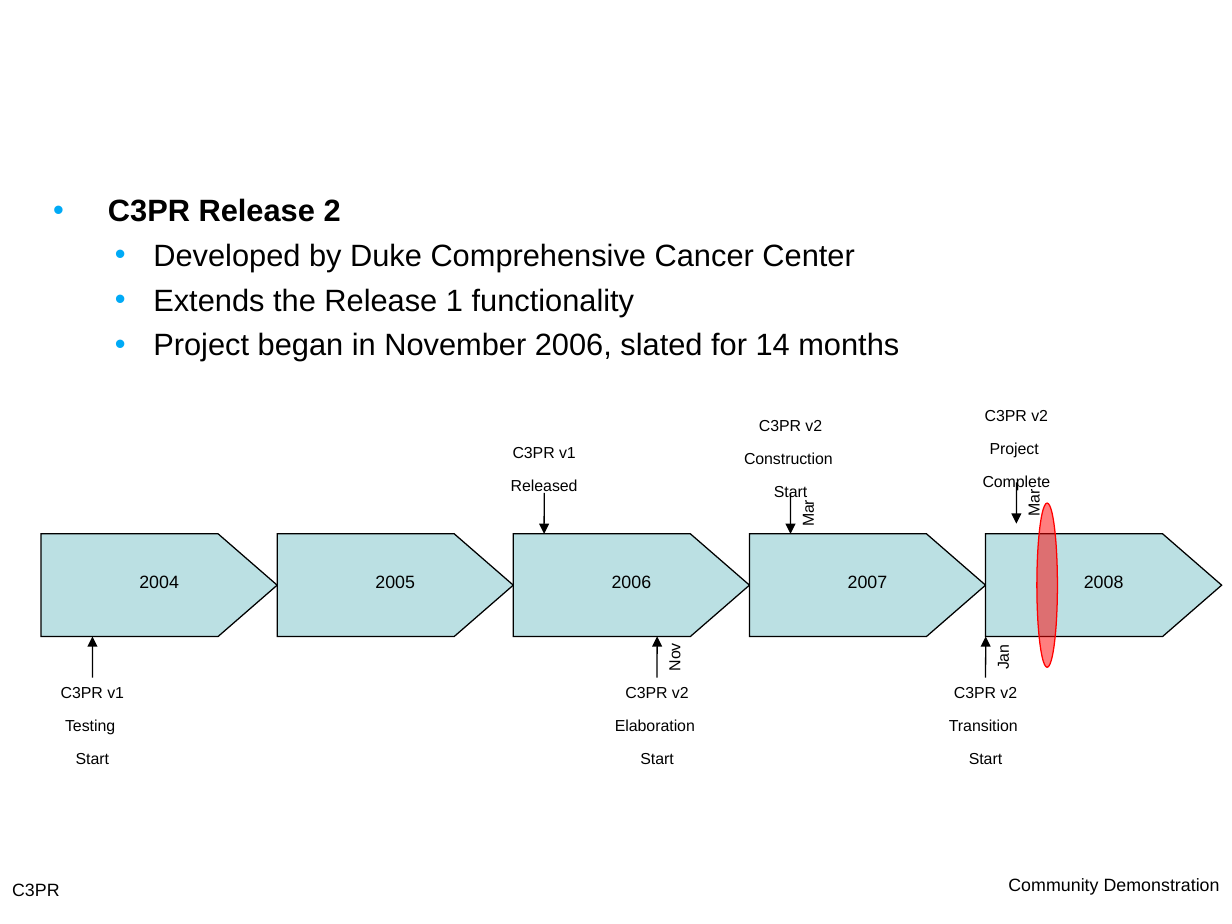
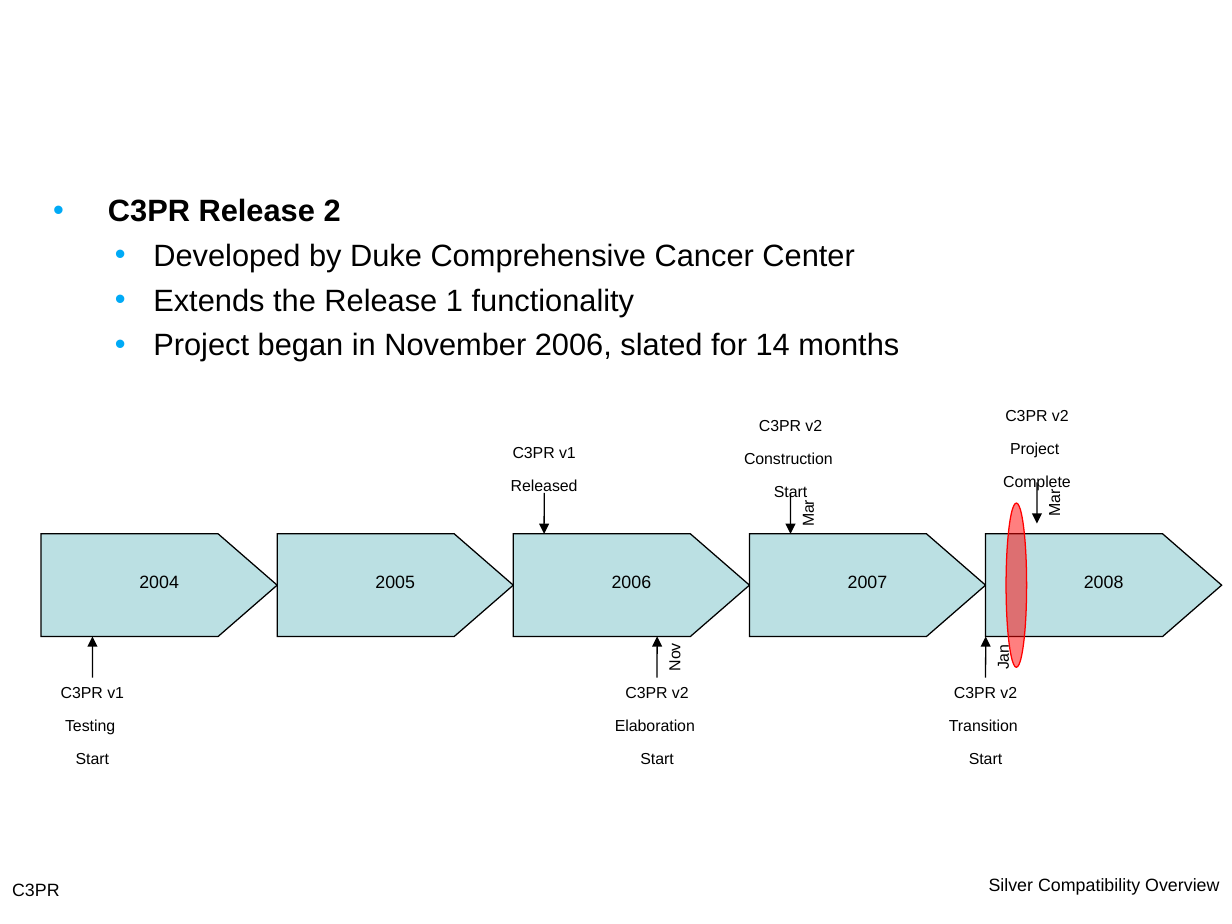
Before and after one commit to NCIP/c3pr-docs, a slide deck: slide 4 of documentation/silver_review/package/c3prv2_silver_review.ppt. Drawn at 1232x924 pixels with LibreOffice and Linux fonts; fonts in the diff are those of the drawing; background and template pictures are left out. Boxes give left, top, right and bottom in pixels: in the first picture for what was removed or moved away, otherwise in the second. Text is boxed around its words. In the diff, an @@ line names an element or a change of style, - is before the commit and + after.

```diff
--- a/documentation/silver_review/package/c3prv2_silver_review.ppt
+++ b/documentation/silver_review/package/c3prv2_silver_review.ppt
@@ ellipse: place and size @@
-ellipse at [1037, 503, 1058, 667]
+ellipse at [1007, 503, 1027, 667]
@@ 2 texts, 1 arrow: place and size @@
-2 texts, 1 arrow at [983, 410, 1051, 524]
+2 texts, 1 arrow at [1003, 410, 1071, 524]
@@ text at [989, 878, 1219, 895]: text changed @@
-Community Demonstration
+Silver Compatibility Overview
```
Also in this commit, not shown: 15 other slides changed, 9 slides added, 1 slide removed.
